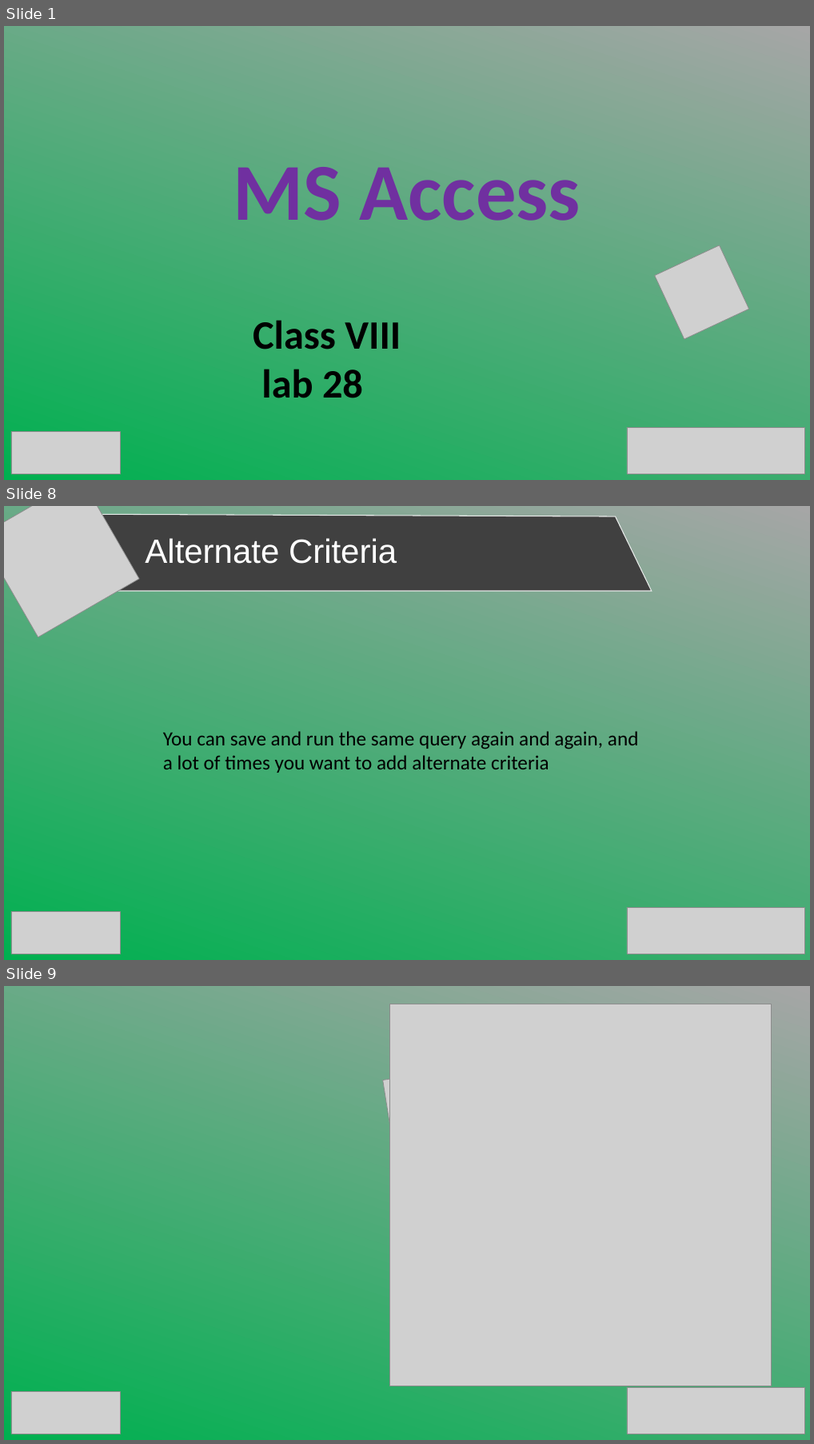
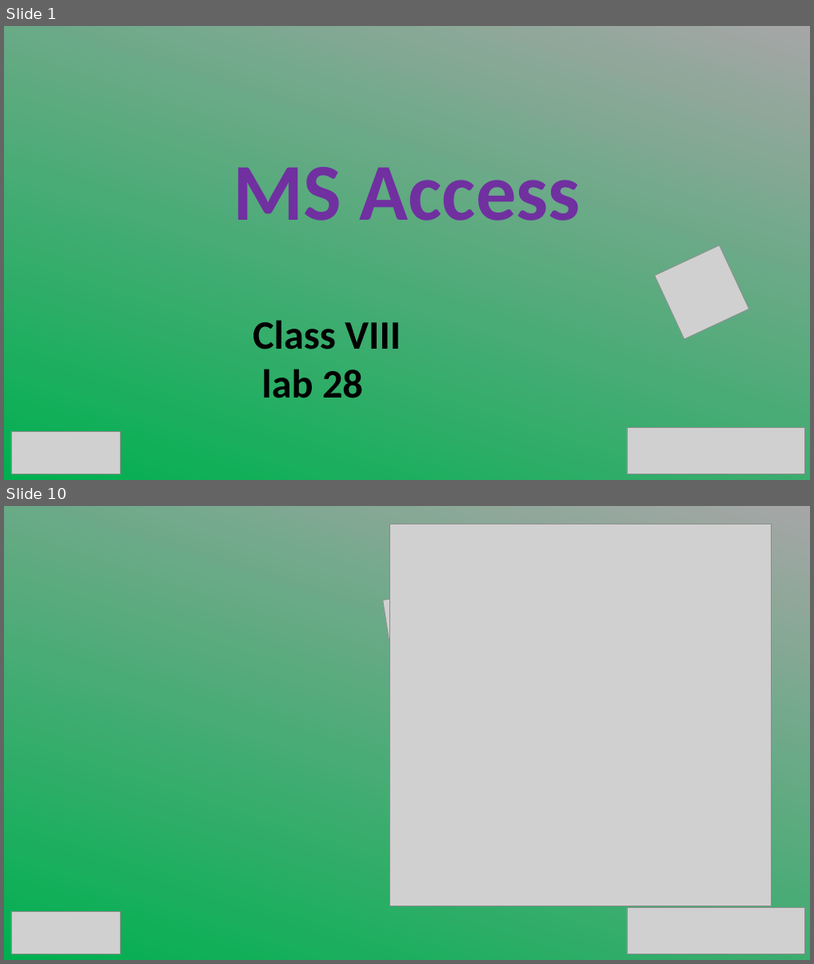
Before and after one commit to SabitDeepto/IIDP, a slide deck: class 8/lab 30 (Access)/2. Presentation/lab 30.pptx. Shown one above the other, each under a label of ours: slides 1, 8 and 9 before the commit, slides 1 and 10 after it; the slides between them are not shown. The pictures are 814x1444 and 814x964 pixels, drawn with LibreOffice and Linux fonts; fonts in the diff are those of the drawing; grey boxes stand for pictures. Boxes give left, top, right and bottom in pixels: in the first picture for what was removed or moved away, otherwise in the second. Text is boxed around its words. In the diff, an @@ line names an element or a change of style, - is before the commit and + after.

```diff
--- a/class 8/lab 30 (Access)/2. Presentation/lab 30.pptx
+++ b/class 8/lab 30 (Access)/2. Presentation/lab 30.pptx
@@ slide 8 removed at (x1=4, y1=506, x2=810, y2=960), background gradient #00B050 to #A6A6A6 @@
@@ picture removed at (x1=4, y1=506, x2=139, y2=637) @@
@@ freeform shape removed at (x1=33, y1=514, x2=652, y2=591) @@
@@ text removed at (x1=145, y1=538, x2=397, y2=564) @@
-Alternate Criteria
@@ text removed at (x1=163, y1=731, x2=639, y2=772) @@
-You can save and run the same query again and again, and a lot of times you want to add alternate criteria
@@ picture removed at (x1=11, y1=912, x2=120, y2=953) @@
@@ picture removed at (x1=627, y1=907, x2=806, y2=954) @@
@@ what was slide 9 is now slide 10 @@
```
Also in this commit, not shown: 1 slide changed, 7 slides added, 5 other slides removed, 10 other files.
